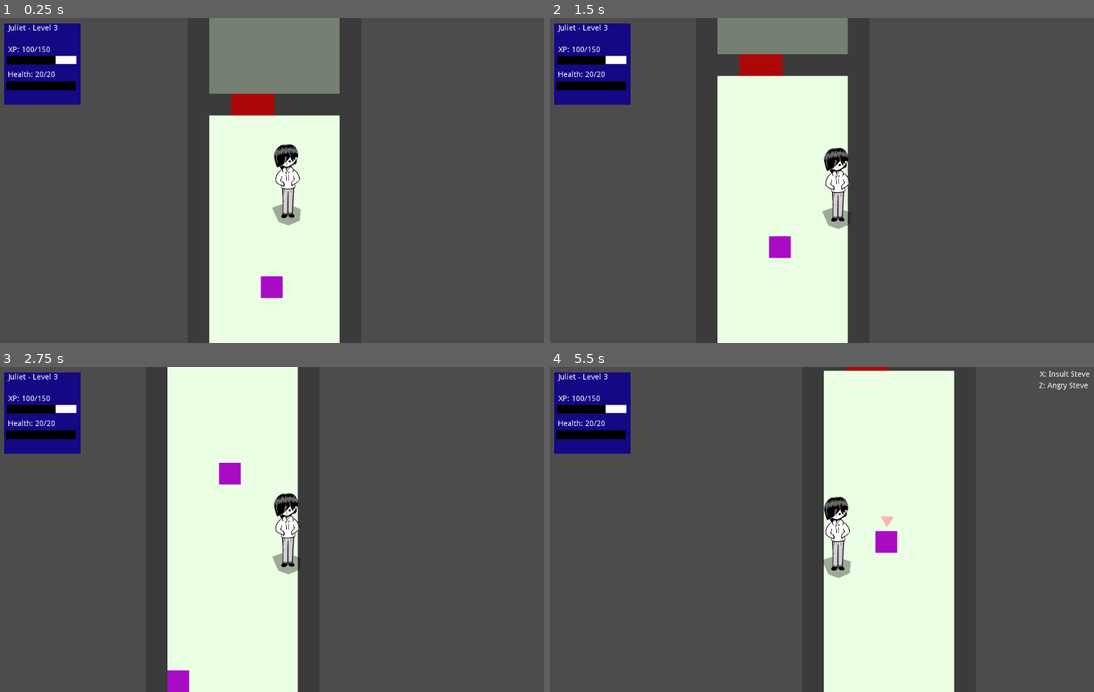
Above: before the commit, frames 1-4 (two rows, left to right).
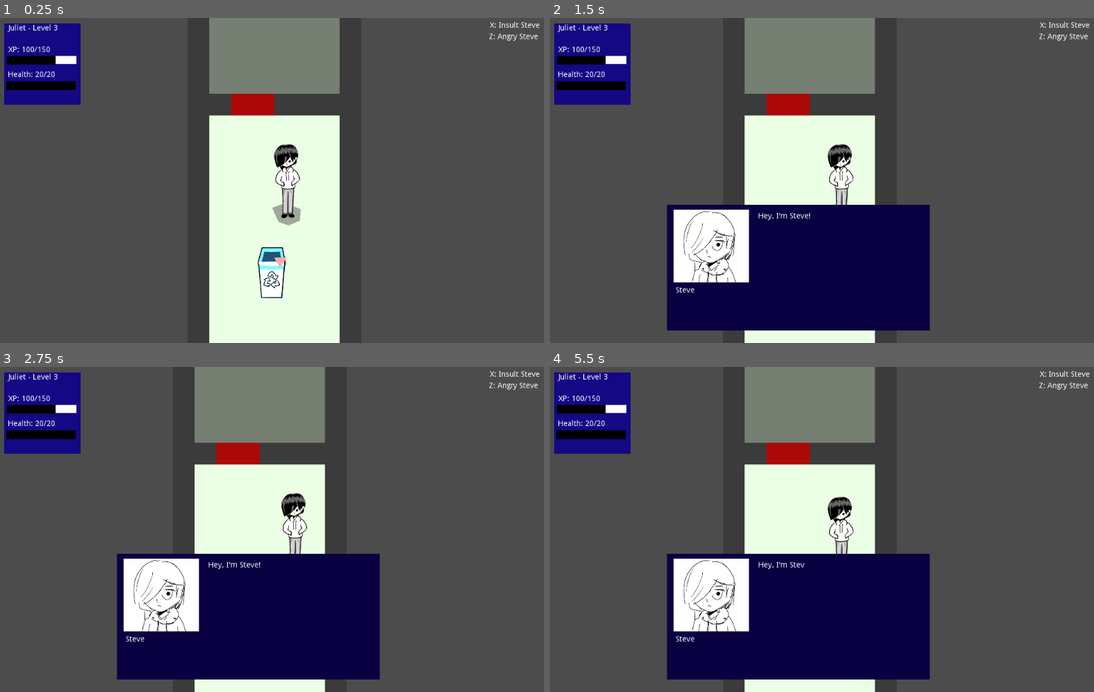
Above: after the commit, the same moments.

Repository: johnfn/ld49
Game: Godot game, scene res://Main.tscn
Same seed, same stepped clock (60 frames per second), same inputs: the game is played once before the commit and once after it.
Inputs:
- Up to frame 1 (0.25 s): no input
- Up to frame 2 (1.5 s): tap Enter at 0.5 s; hold Right (ui_right) 0.53-1.28 s; tap Z (action) at 0.6 s; hold Down (ui_down) from 1.28 s (still down); tap X (angry) at 1.35 s
- Up to frame 3 (2.75 s): release Down (ui_down) at 2.03 s; hold Right (ui_right) from 2.03 s (still down); tap Z (action) at 2.1 s
- Up to frame 4 (5.5 s): release Right (ui_right) at 2.78 s; hold Up (ui_up) 2.78-3.53 s; tap X (angry) at 2.85, 4.35 s; hold Left (ui_left) 3.53-5.03 s; tap Z (action) at 3.6, 5.1 s; tap Space at 5 s; hold Down (ui_down) from 5.03 s (still down)

The runs differ from the first frame. In frame 1, 0.9% of the frame differs, in the area x 47-100%, y 1-87%; in frame 2, 28%; in frame 3, 31%; in frame 4, 41%, in the area x 21-75%, y 0-100%.
Error before the commit: Invalid get index '0' (on base: 'Array'). (res://Player.gd:25)

Commit message:
trashbins and other joyful things

Diff:
--- a/Npc.tscn
+++ b/Npc.tscn
@@ -1,7 +1,8 @@
-[gd_scene load_steps=4 format=2]
+[gd_scene load_steps=5 format=2]
 
 [ext_resource path="res://Npc.gd" type="Script" id=1]
 [ext_resource path="res://InteractionMarker.tscn" type="PackedScene" id=2]
+[ext_resource path="res://art/overworld/recyclingbin.png" type="Texture" id=3]
 
 [sub_resource type="RectangleShape2D" id=1]
 extents = Vector2( 20, 20 )
@@ -9,16 +10,14 @@
 [node name="Npc" type="StaticBody2D"]
 script = ExtResource( 1 )
 
-[node name="ColorRect" type="ColorRect" parent="."]
-margin_right = 40.0
-margin_bottom = 40.0
-color = Color( 0.333333, 0.0235294, 0.388235, 1 )
-__meta__ = {
-"_edit_use_anchors_": false
-}
+[node name="recyclingbin" type="Sprite" parent="."]
+position = Vector2( 19.8158, -28.6548 )
+scale = Vector2( 0.585066, 0.585066 )
+texture = ExtResource( 3 )
 
 [node name="CollisionShape2D" type="CollisionShape2D" parent="."]
 position = Vector2( 20, 20 )
 shape = SubResource( 1 )
 
 [node name="InteractionMarker" parent="." instance=ExtResource( 2 )]
+position = Vector2( 13.7351, -17.9154 )
Binary file added: art/battle/mcbattle.png
Not shown, added: art/battle/mcbattle.png.import
Binary file added: art/overworld/classroom.png
Not shown, added: art/overworld/classroom.png.import
Binary file added: art/overworld/recyclingbin.png
Not shown, added: art/overworld/recyclingbin.png.import
Binary file added: art/overworld/trashbin.png
Not shown, added: art/overworld/trashbin.png.import
Not shown, changed: .DS_Store
